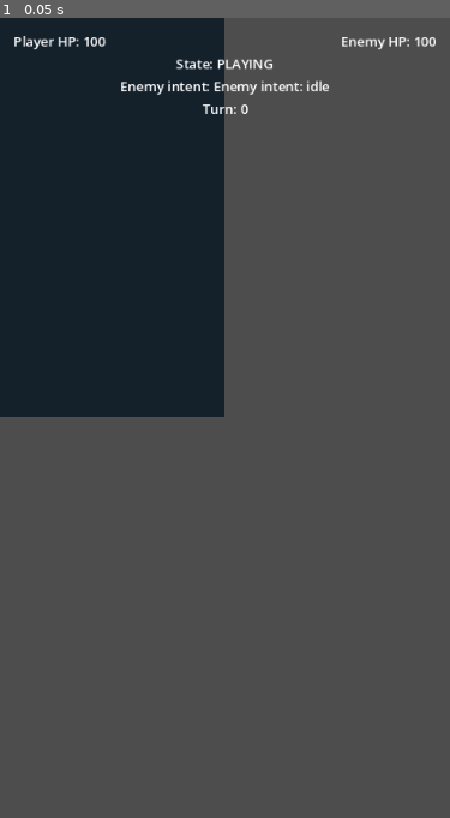
Above: before the commit, frame 1.
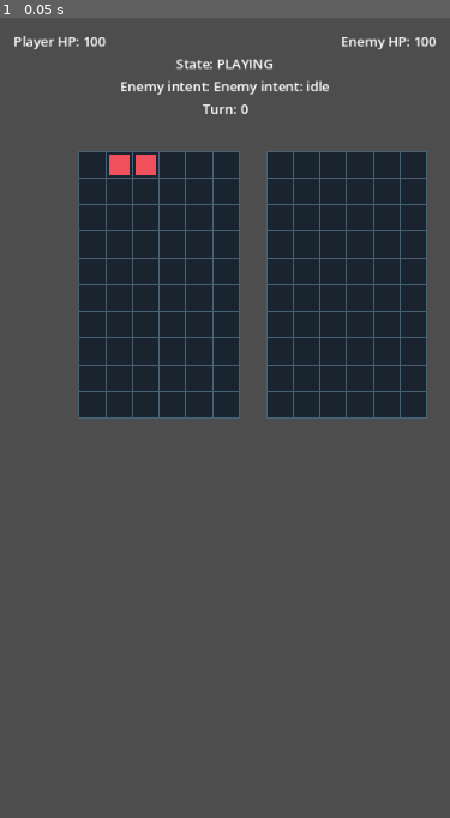
Above: after the commit, the same moment.

Repository: emarose/puzzle-fighter
Game: Godot game, scene res://scenes/main/Main.tscn
Same seed, same stepped clock (60 frames per second), same inputs: the game is played once before the commit and once after it.
Inputs:
- Up to frame 1 (0.05 s): no input

The runs differ from the first frame. In frame 1, 28% of the frame differs, in the area x 0-95%, y 0-51%.

Commit message:
feat: basic UI

Diff:
--- a/scenes/battle/Battle.tscn
+++ b/scenes/battle/Battle.tscn
@@ -3,8 +3,10 @@
 [ext_resource type="Script" uid="uid://byxxo2484pgyy" path="res://scripts/battle/BattleController.gd" id="1_4j9m3"]
 [ext_resource type="Script" uid="uid://bgieco6y1jv8s" path="res://scripts/core/BattleManager.gd" id="2_qp3x8"]
 [ext_resource type="Script" uid="uid://c5cdebp4b5n0j" path="res://scripts/core/BoardManager.gd" id="3_9l2t1"]
-[ext_resource type="Script" path="res://scripts/enemies/EnemyController.gd" id="4_enemies"]
-[ext_resource type="PackedScene" path="res://scenes/ui/BattleHud.tscn" id="5_battlehud"]
+[ext_resource type="Script" uid="uid://dw60kafsgnjxg" path="res://scripts/enemies/EnemyController.gd" id="4_enemies"]
+[ext_resource type="PackedScene" uid="uid://b3s30j0q5v3c2" path="res://scenes/ui/BattleHud.tscn" id="5_battlehud"]
+[ext_resource type="PackedScene" path="res://scenes/board/BoardView.tscn" id="6_boardview"]
+[ext_resource type="PackedScene" path="res://scenes/pieces/PieceView.tscn" id="7_pieceview"]
 
 [node name="Battle" type="Node2D" unique_id=1629196341]
 script = ExtResource("1_4j9m3")
@@ -15,21 +17,19 @@
 [node name="BoardManager" type="Node" parent="." unique_id=647971918]
 script = ExtResource("3_9l2t1")
 
-[node name="EnemyController" type="Node" parent="." unique_id=2752209202]
+[node name="EnemyController" type="Node" parent="." unique_id=-1542758094]
 script = ExtResource("4_enemies")
 
-[node name="BattleHud" parent="." instance=ExtResource("5_battlehud")]
+[node name="PlayerBoardContainer" type="Node2D" parent="." unique_id=820351956]
+position = Vector2(95, 160)
 
-[node name="Background" type="ColorRect" parent="." unique_id=1191123299]
-anchors_preset = 8
-anchor_left = 0.5
-anchor_top = 0.5
-anchor_right = 0.5
-anchor_bottom = 0.5
-offset_left = -270.0
-offset_top = -480.0
-offset_right = 270.0
-offset_bottom = 480.0
-grow_horizontal = 2
-grow_vertical = 2
-color = Color(0.08, 0.13, 0.17, 1)
+[node name="BoardView" parent="PlayerBoardContainer" unique_id=359752603 instance=ExtResource("6_boardview")]
+
+[node name="PieceView" parent="PlayerBoardContainer" unique_id=607664759 instance=ExtResource("7_pieceview")]
+
+[node name="EnemyBoardContainer" type="Node2D" parent="." unique_id=716373736]
+position = Vector2(320, 160)
+
+[node name="BoardView" parent="EnemyBoardContainer" unique_id=1614741143 instance=ExtResource("6_boardview")]
+
+[node name="BattleHud" parent="." unique_id=1013733575 instance=ExtResource("5_battlehud")]
--- /dev/null
+++ b/scenes/board/BoardView.tscn
@@ -0,0 +1,10 @@
+[gd_scene format=3]
+
+[ext_resource type="Script" path="res://scripts/board/BoardView.gd" id="1_2u6s7"]
+
+[node name="BoardView" type="Node2D"]
+script = ExtResource("1_2u6s7")
+
+[node name="Background" type="ColorRect" parent="."]
+visible = false
+color = Color(0.08, 0.12, 0.17, 1)
--- /dev/null
+++ b/scenes/pieces/PieceView.tscn
@@ -0,0 +1,6 @@
+[gd_scene format=3]
+
+[ext_resource type="Script" path="res://scripts/pieces/PieceView.gd" id="1_0w9d3"]
+
+[node name="PieceView" type="Node2D"]
+script = ExtResource("1_0w9d3")
--- a/scripts/battle/BattleController.gd
+++ b/scripts/battle/BattleController.gd
@@ -3,6 +3,7 @@
 @onready var battle_manager: Node = $BattleManager
 @onready var board_manager: Node = $BoardManager
 @onready var enemy_controller: Node = $EnemyController
+@onready var player_piece_view: PieceView = $PlayerBoardContainer/PieceView
 
 var piece_spawner: PieceSpawner = PieceSpawner.new()
 var active_piece: Piece
@@ -50,6 +51,8 @@
 		return false
 
 	active_piece.spawn()
+	if player_piece_view != null and player_piece_view.has_method("show_piece"):
+		player_piece_view.show_piece(active_piece)
 	return true
 
 func spawn_enemy_piece(color_id: String = "green") -> bool:
@@ -88,6 +91,8 @@
 		return false
 
 	active_piece.logical_position += direction
+	if player_piece_view != null and player_piece_view.has_method("show_piece"):
+		player_piece_view.show_piece(active_piece)
 	return true
 
 func try_rotate(clockwise: bool = true) -> bool:
@@ -117,6 +122,8 @@
 	else:
 		active_piece.rotate_counter_clockwise()
 
+	if player_piece_view != null and player_piece_view.has_method("show_piece"):
+		player_piece_view.show_piece(active_piece)
 	return true
 
 func hard_drop() -> bool:
@@ -151,6 +158,8 @@
 		return false
 
 	active_piece.lock()
+	if player_piece_view != null and player_piece_view.has_method("clear_piece"):
+		player_piece_view.clear_piece()
 	active_piece = null
 
 	var cascade_count: int = board_manager.resolve_cascade()
--- /dev/null
+++ b/scripts/board/BoardView.gd
@@ -0,0 +1,61 @@
+extends Node2D
+
+class_name BoardView
+
+@export var board_columns: int = 6
+@export var board_rows: int = 10
+@export var cell_size: Vector2 = Vector2(32, 32)
+@export var board_manager_path: NodePath
+
+var board_manager: BoardManager
+var background_color: Color = Color(0.10, 0.14, 0.18, 1.0)
+var grid_color: Color = Color(0.28, 0.38, 0.46, 1.0)
+
+func _ready() -> void:
+    if not board_manager_path.is_empty():
+        board_manager = get_node_or_null(board_manager_path)
+    if board_manager == null:
+        board_manager = get_parent().get_node_or_null("BoardManager")
+    if board_manager != null:
+        board_columns = int(board_manager.columns)
+        board_rows = int(board_manager.rows)
+    queue_redraw()
+
+func _draw() -> void:
+    var width: float = board_columns * cell_size.x
+    var height: float = board_rows * cell_size.y
+    draw_rect(Rect2(Vector2.ZERO, Vector2(width, height)), background_color)
+
+    for y in range(board_rows):
+        for x in range(board_columns):
+            var rect: Rect2 = Rect2(Vector2(x * cell_size.x, y * cell_size.y), cell_size)
+            draw_rect(rect, grid_color, false)
+
+    if board_manager == null:
+        return
+
+    for y in range(board_rows):
+        for x in range(board_columns):
+            var cell: BoardCell = board_manager.get_cell(Vector2i(x, y))
+            if cell.is_empty:
+                continue
+
+            var fill_color: Color = color_for_id(cell.color_id)
+            var inner_rect: Rect2 = Rect2(
+                Vector2(x * cell_size.x + 4, y * cell_size.y + 4),
+                cell_size - Vector2(8, 8)
+            )
+            draw_rect(inner_rect, fill_color)
+
+func color_for_id(color_id: String) -> Color:
+    match color_id:
+        "red":
+            return Color(0.94, 0.31, 0.36, 1.0)
+        "blue":
+            return Color(0.36, 0.61, 1.0, 1.0)
+        "green":
+            return Color(0.39, 0.82, 0.56, 1.0)
+        "yellow":
+            return Color(1.0, 0.86, 0.25, 1.0)
+        _:
+            return Color(0.75, 0.75, 0.75, 1.0)
--- a/scripts/characters/EnemyCharacter.gd
+++ b/scripts/characters/EnemyCharacter.gd
@@ -2,9 +2,7 @@
 extends EnemyDefinition
 
 @export var current_hp: int = 100
-@export var attack_pattern: String = "standard"
 
 func _init(p_id: String = "enemy", p_name: String = "Enemy", p_max_hp: int = 100, p_attack_pattern: String = "standard") -> void:
-    super._init(p_id, p_name, p_max_hp, p_attack_pattern)
-    current_hp = p_max_hp
-    attack_pattern = p_attack_pattern
+	super._init(p_id, p_name, p_max_hp, p_attack_pattern)
+	current_hp = p_max_hp
--- /dev/null
+++ b/scripts/pieces/PieceView.gd
@@ -0,0 +1,40 @@
+class_name PieceView
+extends Node2D
+
+var piece: Piece
+var cell_size: Vector2 = Vector2(32, 32)
+
+func show_piece(p_piece: Piece) -> void:
+	piece = p_piece
+	queue_redraw()
+
+func clear_piece() -> void:
+	piece = null
+	queue_redraw()
+
+func _draw() -> void:
+	if piece == null:
+		return
+
+	for block in piece.blocks:
+		var local_position: Vector2i = block.get("local_position", Vector2i.ZERO)
+		var world_position: Vector2i = piece.logical_position + local_position
+		var color: Color = color_for_id(piece.color_id)
+		var rect := Rect2(
+			Vector2(world_position.x * cell_size.x + 4, world_position.y * cell_size.y + 4),
+			cell_size - Vector2(8, 8)
+		)
+		draw_rect(rect, color)
+
+func color_for_id(color_id: String) -> Color:
+	match color_id:
+		"red":
+			return Color(0.94, 0.31, 0.36, 1.0)
+		"blue":
+			return Color(0.36, 0.61, 1.0, 1.0)
+		"green":
+			return Color(0.39, 0.82, 0.56, 1.0)
+		"yellow":
+			return Color(1.0, 0.86, 0.25, 1.0)
+		_:
+			return Color(0.75, 0.75, 0.75, 1.0)
Not shown, added: scripts/board/BoardView.gd.uid
Not shown, added: scripts/pieces/PieceView.gd.uid
